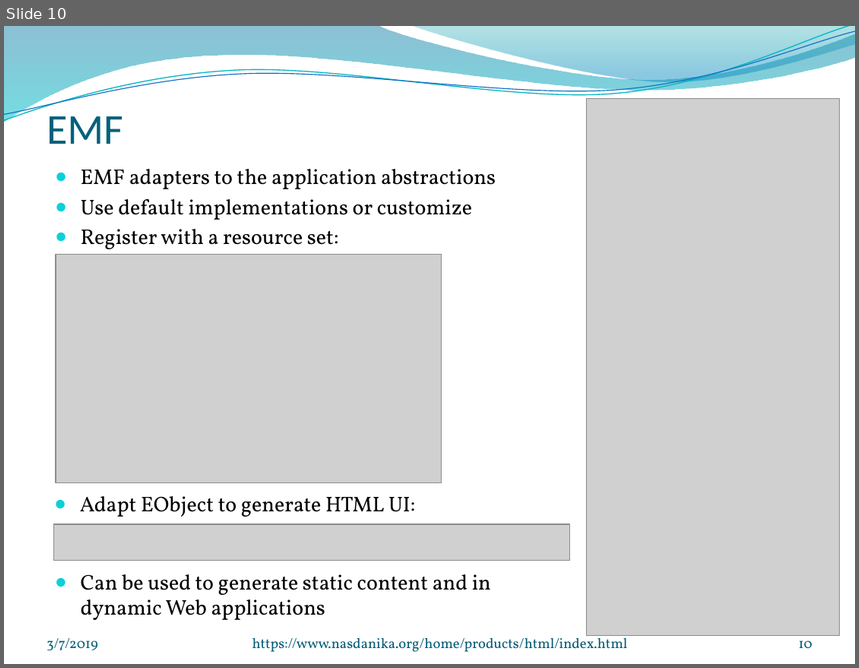
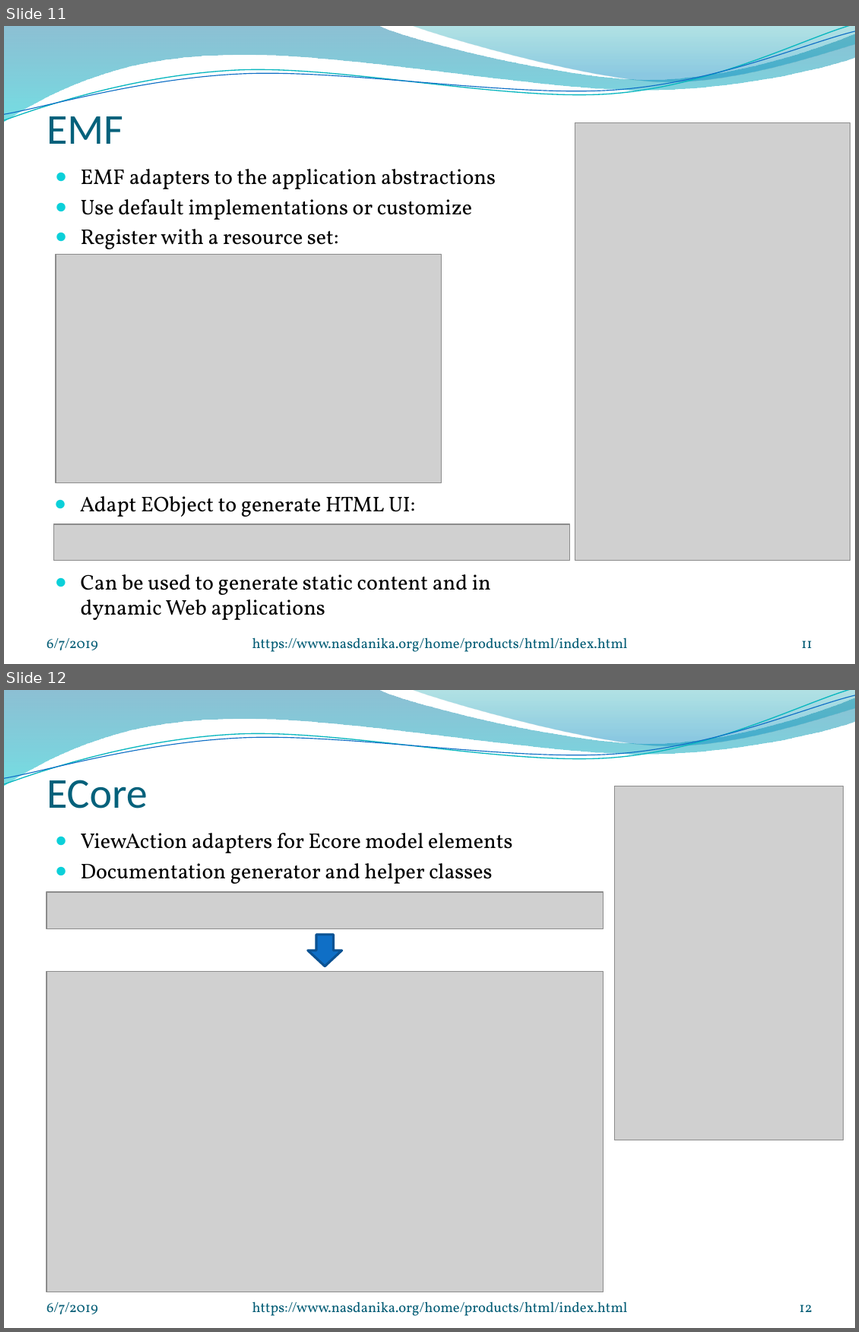
Before and after one commit to Nasdanika/html, a slide deck: repository/src/site/resources/Nasdanika-HTML.pptx. Shown one above the other, each under a label of ours: slide 10 before the commit, slides 11 and 12 after it. The pictures are 859x668 and 859x1332 pixels, drawn with LibreOffice and Linux fonts; fonts in the diff are those of the drawing; grey boxes stand for pictures; background and template pictures are left out. Boxes give left, top, right and bottom in pixels: in the first picture for what was removed or moved away, otherwise in the second. Text is boxed around its words. In the diff, an @@ line names an element or a change of style, - is before the commit and + after.

Commit message:
Documentation updates.

```diff
--- a/repository/src/site/resources/Nasdanika-HTML.pptx
+++ b/repository/src/site/resources/Nasdanika-HTML.pptx
@@ slide 12 added at box(4, 690, 855, 1328), background picture (left out); not listed: 4 template elements that a slide beside it also shows @@
@@ title added at box(47, 780, 148, 809), 36 pt, text #04617B @@
+ECore
@@ picture added at box(614, 787, 843, 1140) @@
@@ text added at box(81, 833, 512, 884), 18 pt, text #000000 @@
+● ViewAction adapters for Ecore model elements
+● Documentation generator and helper classes
@@ picture added at box(47, 893, 603, 930) @@
@@ down arrow added at box(308, 934, 342, 966), fill #0F6FC6, outline #0B5292 2 pt @@
@@ picture added at box(47, 972, 603, 1293) @@
@@ text added at box(47, 1303, 98, 1315), 12 pt, text #045D75 @@
+6/7/2019
@@ text added at box(253, 1302, 628, 1316), 12 pt, text #045D75 @@
+https://www.nasdanika.org/home/products/html/index.html
@@ page number added at box(800, 1305, 813, 1312), 12 pt, text #045D75 @@
+12
@@ what was slide 10 is now slide 11 @@
@@ slide 11 changed as well @@
@@ picture: place and size @@
-picture at box(586, 98, 840, 636)
+picture at box(576, 123, 850, 561)
@@ text at box(47, 639, 98, 651): text changed @@
-3/7/2019
+6/7/2019
@@ page number at box(801, 641, 812, 648): text changed @@
-10
+11
```
Also in this commit, not shown: 9 other slides changed, 1 other slide added, 5 other files.
